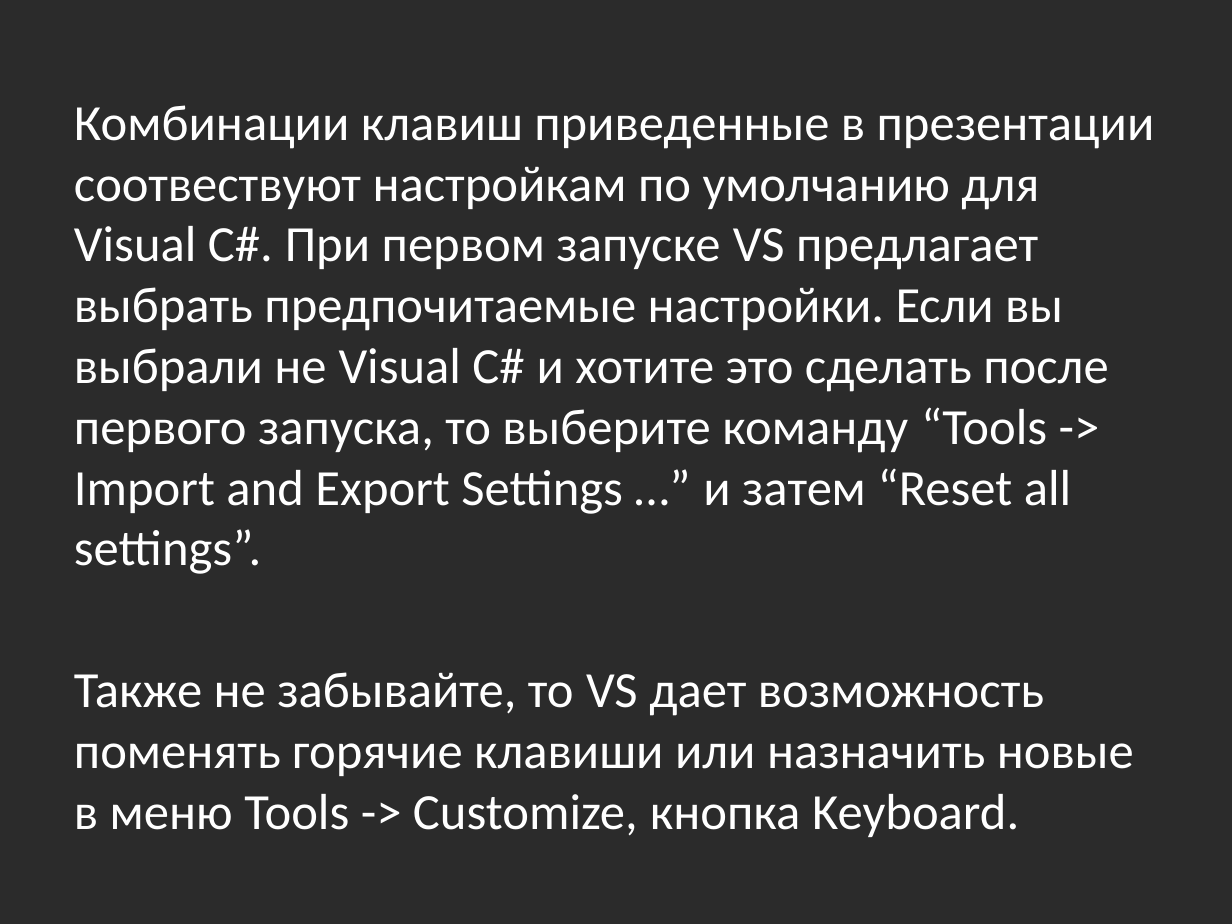
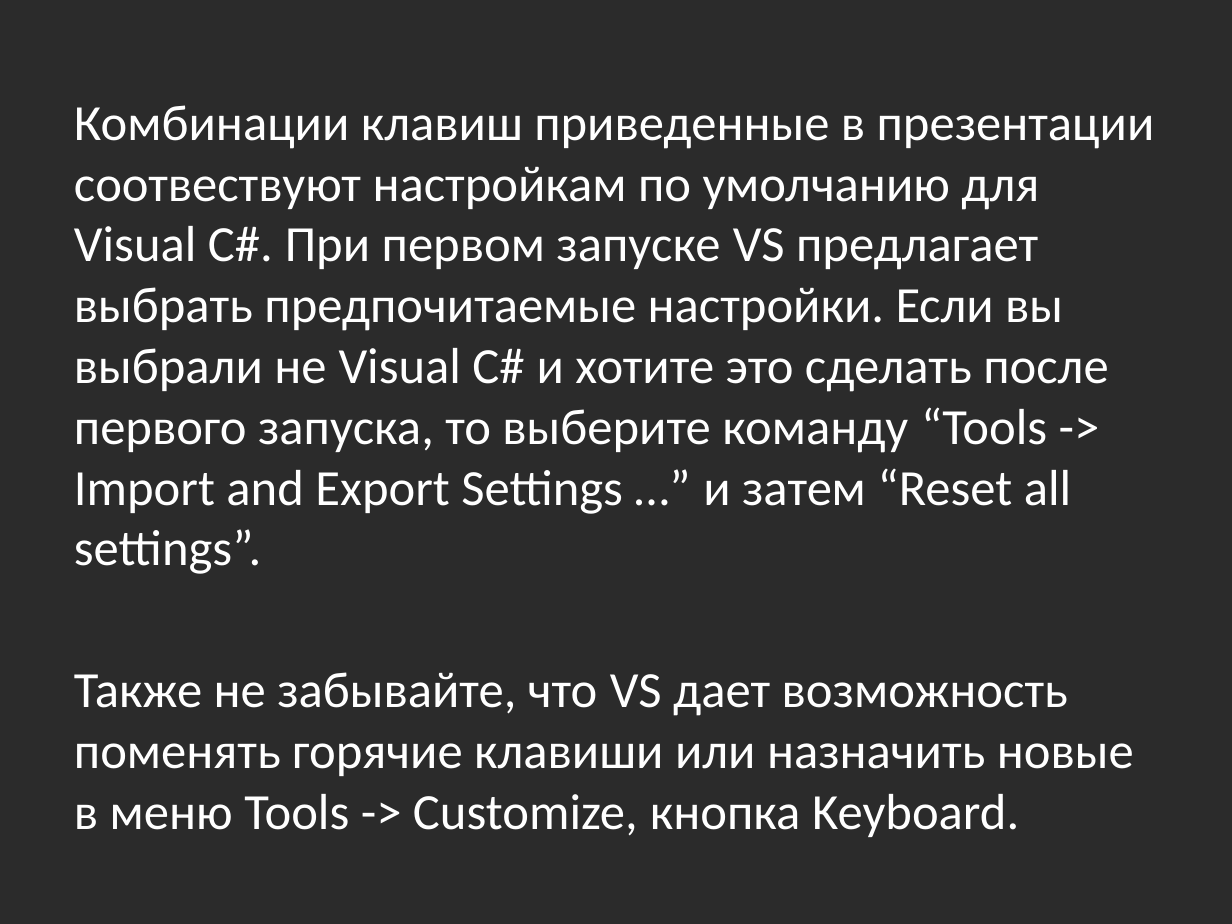
Before and after one commit to bazile/Training, a slide deck: slide 6 of Presentation/tools-visual-studio.pptx. Drawn at 1232x924 pixels with LibreOffice and Linux fonts; fonts in the diff are those of the drawing; background and template pictures are left out; a plain dark background stands for a picture behind light text. Boxes give left, top, right and bottom in pixels: in the first picture for what was removed or moved away, otherwise in the second. Text is boxed around its words. In the diff, an @@ line names an element or a change of style, - is before the commit and + after.

```diff
--- a/Presentation/tools-visual-studio.pptx
+++ b/Presentation/tools-visual-studio.pptx
@@ text at <box>74,672,1134,837</box>: text changed @@
-Также не забывайте, то VS дает возможность поменять горячие клавиши или назначить новые в меню Tools -> Customize, кнопка Keyboard.
+Также не забывайте, что VS дает возможность поменять горячие клавиши или назначить новые в меню Tools -> Customize, кнопка Keyboard.
```
Also in this commit, not shown: 1 other slide changed.
